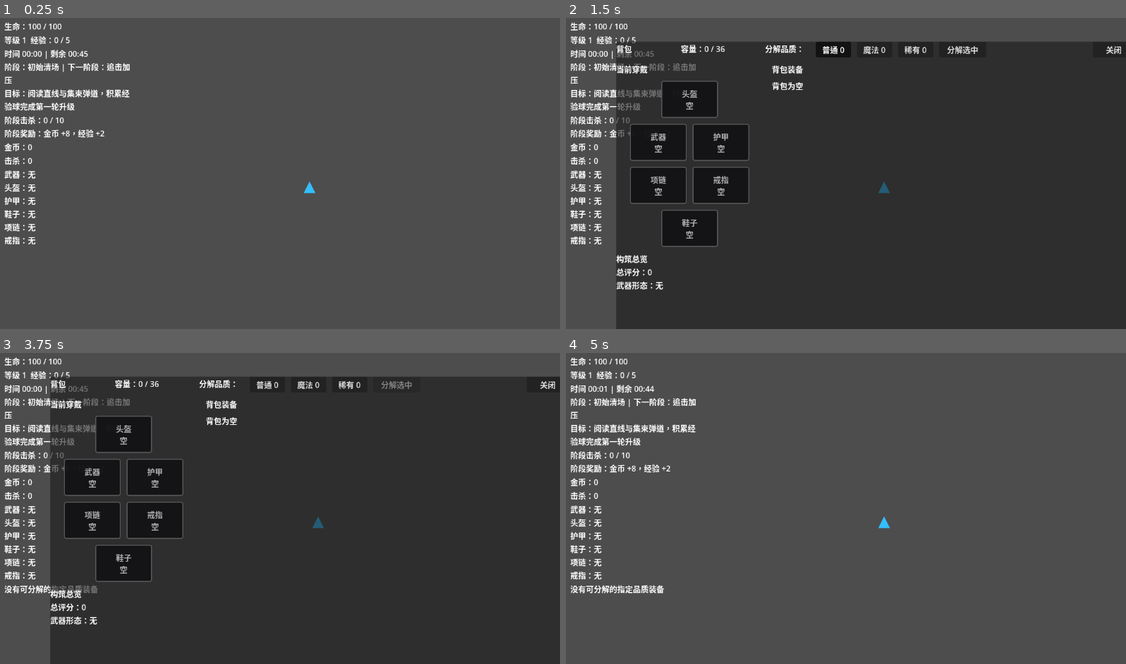
Above: before the commit, frames 1-4 (two rows, left to right).
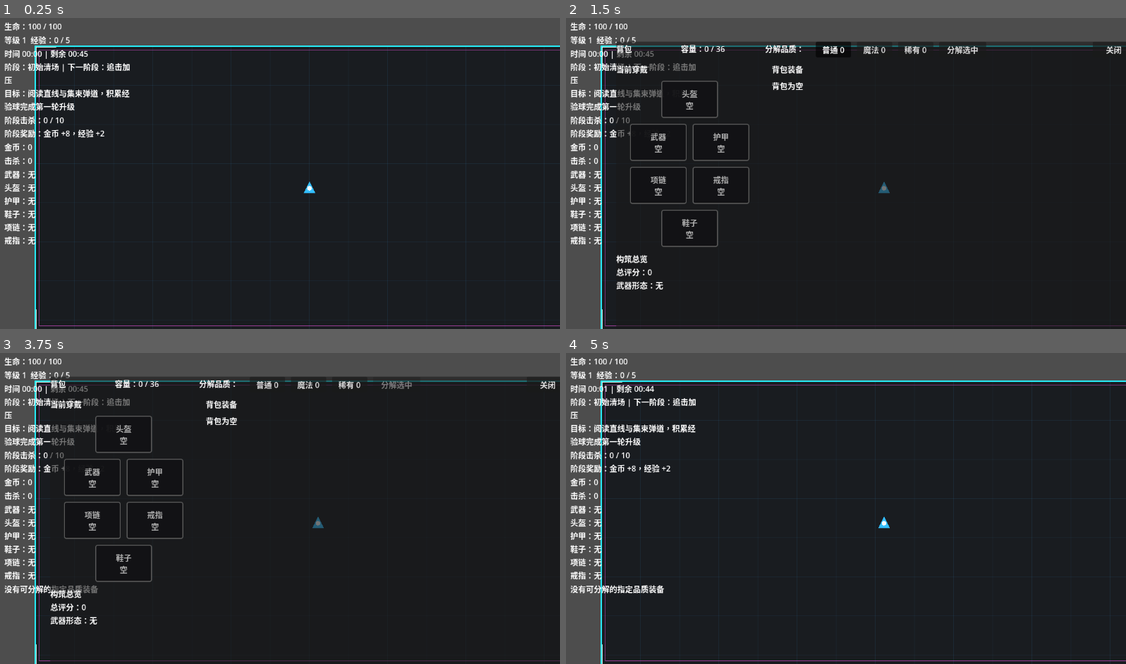
Above: after the commit, the same moments.

Repository: airisuzuki123/RogueLootPrototype
Game: Godot game, scene res://scenes/main.tscn
Two runs of this game, one before a commit and one after it. Both use one fixed random seed, a clock stepped at 60 frames per second and the inputs below.
Inputs (mouse positions are in pixels of both pictures, inside the frame that each line leads up to):
- Up to frame 1 (0.25 s): no input
- Up to frame 2 (1.5 s): tap Enter at 0.5 s; move the mouse to (969, 154) at 0.52 s; hold D (move_right) 0.53-1.25 s; tap B at 0.6 s; click (969, 154) at 0.67 s; click "普通 0" at 1.25 s
- Up to frame 3 (3.75 s): click "魔法 0" at 2 s; click "稀有 0" at 2.75 s; click "分解选中" at 3.5 s
- Up to frame 4 (5 s): click "关闭" at 4.25 s

The runs differ from the first frame. In frame 1, 85% of the frame differs, in the area x 6-100%, y 8-100%; in frame 2, 3.1%; in frame 3, 3.1%; in frame 4, 85%.

Commit message:
新增封闭弹幕竞技场

Diff:
--- a/scenes/main.tscn
+++ b/scenes/main.tscn
@@ -1,10 +1,14 @@
-[gd_scene load_steps=2 format=3 uid="uid://main_scene"]
+[gd_scene load_steps=3 format=3 uid="uid://main_scene"]
 
 [ext_resource type="Script" path="res://scripts/main.gd" id="1_main"]
+[ext_resource type="Script" path="res://scripts/core/arena_bounds.gd" id="2_arena_bounds"]
 
 [node name="Main" type="Node2D"]
 script = ExtResource("1_main")
 
+[node name="ArenaBounds" type="Node2D" parent="."]
+script = ExtResource("2_arena_bounds")
+
 [node name="EnemySpawnTimer" type="Timer" parent="."]
 wait_time = 1.5
 autostart = true
--- a/scenes/player.tscn
+++ b/scenes/player.tscn
@@ -3,7 +3,7 @@
 [ext_resource type="Script" path="res://scripts/entities/player.gd" id="1_player"]
 
 [sub_resource type="CircleShape2D" id="CircleShape2D_player"]
-radius = 12.0
+radius = 7.0
 
 [node name="Player" type="CharacterBody2D"]
 script = ExtResource("1_player")
@@ -12,5 +12,9 @@
 color = Color(0.2, 0.75, 1, 1)
 polygon = PackedVector2Array(0, -14, 12, 10, -12, 10)
 
+[node name="HitCore" type="Polygon2D" parent="."]
+color = Color(1, 1, 1, 0.95)
+polygon = PackedVector2Array(0, -5, 3.5, -3.5, 5, 0, 3.5, 3.5, 0, 5, -3.5, 3.5, -5, 0, -3.5, -3.5)
+
 [node name="CollisionShape2D" type="CollisionShape2D" parent="."]
 shape = SubResource("CircleShape2D_player")
--- /dev/null
+++ b/scripts/core/arena_bounds.gd
@@ -0,0 +1,59 @@
+extends Node2D
+
+@export var arena_position: Vector2 = Vector2(80.0, 70.0)
+@export var arena_size: Vector2 = Vector2(1120.0, 580.0)
+@export var grid_spacing: float = 80.0
+@export var grid_color: Color = Color(0.18, 0.42, 0.58, 0.18)
+@export var fill_color: Color = Color(0.02, 0.035, 0.06, 0.72)
+@export var border_color: Color = Color(0.15, 0.95, 1.0, 0.95)
+@export var inner_border_color: Color = Color(1.0, 0.35, 0.95, 0.55)
+
+func get_arena_rect() -> Rect2:
+	return Rect2(arena_position, arena_size)
+
+func get_spawn_rect(margin: float = 24.0) -> Rect2:
+	var rect := get_arena_rect()
+	var clamped_margin := minf(margin, minf(rect.size.x, rect.size.y) * 0.45)
+	return Rect2(rect.position + Vector2.ONE * clamped_margin, rect.size - Vector2.ONE * clamped_margin * 2.0)
+
+func _draw() -> void:
+	var rect := get_arena_rect()
+	draw_rect(rect, fill_color, true)
+	_draw_grid(rect)
+	_draw_corner_marks(rect)
+	draw_rect(rect, border_color, false, 3.0)
+	draw_rect(rect.grow(-8.0), inner_border_color, false, 1.0)
+
+func _draw_grid(rect: Rect2) -> void:
+	if grid_spacing <= 0.0:
+		return
+	var x := rect.position.x + grid_spacing
+	while x < rect.end.x:
+		draw_line(Vector2(x, rect.position.y), Vector2(x, rect.end.y), grid_color, 1.0)
+		x += grid_spacing
+	var y := rect.position.y + grid_spacing
+	while y < rect.end.y:
+		draw_line(Vector2(rect.position.x, y), Vector2(rect.end.x, y), grid_color, 1.0)
+		y += grid_spacing
+
+func _draw_corner_marks(rect: Rect2) -> void:
+	var mark_length := 42.0
+	var mark_width := 4.0
+	var corners := [
+		rect.position,
+		Vector2(rect.end.x, rect.position.y),
+		rect.end,
+		Vector2(rect.position.x, rect.end.y)
+	]
+	var directions := [
+		[Vector2.RIGHT, Vector2.DOWN],
+		[Vector2.LEFT, Vector2.DOWN],
+		[Vector2.LEFT, Vector2.UP],
+		[Vector2.RIGHT, Vector2.UP]
+	]
+	for index in range(corners.size()):
+		var corner: Vector2 = corners[index]
+		var first_direction: Vector2 = directions[index][0]
+		var second_direction: Vector2 = directions[index][1]
+		draw_line(corner, corner + first_direction * mark_length, Color(1.0, 1.0, 1.0, 0.82), mark_width)
+		draw_line(corner, corner + second_direction * mark_length, Color(1.0, 1.0, 1.0, 0.82), mark_width)
--- a/scripts/entities/enemy.gd
+++ b/scripts/entities/enemy.gd
@@ -12,12 +12,14 @@
 @export var attack_interval: float = 0.8
 @export var knockback_recovery: float = 9.0
 @export var enemy_type: String = "grunt"
+@export var arena_margin: float = 12.0
 @export var ranged_attack_range: float = 260.0
 @export var ranged_keep_distance: float = 170.0
 @export var projectile_speed: float = 240.0
 
 var health: int
 var target: Node2D
+var movement_bounds: Rect2 = Rect2()
 var attack_cooldown: float = 0.0
 var knockback_velocity: Vector2 = Vector2.ZERO
 var spiral_angle: float = 0.0
@@ -44,6 +46,7 @@
 	var direction := to_target.normalized()
 	velocity = _get_desired_velocity(direction, distance) + knockback_velocity
 	move_and_slide()
+	_clamp_to_movement_bounds()
 	knockback_velocity = knockback_velocity.move_toward(Vector2.ZERO, knockback_recovery * knockback_velocity.length() * delta)
 	if _is_bullet_enemy() and distance <= ranged_attack_range:
 		_try_ranged_attack(direction)
@@ -129,6 +132,10 @@
 
 func configure(type_id: String) -> void:
 	enemy_type = type_id
+
+func set_movement_bounds(bounds: Rect2) -> void:
+	movement_bounds = bounds
+	_clamp_to_movement_bounds()
 
 func _apply_enemy_type(type_id: String) -> void:
 	match type_id:
@@ -212,6 +219,12 @@
 		return direction * move_speed
 	return Vector2.ZERO
 
+func _clamp_to_movement_bounds() -> void:
+	if movement_bounds.size.x <= 0.0 or movement_bounds.size.y <= 0.0:
+		return
+	global_position.x = clampf(global_position.x, movement_bounds.position.x + arena_margin, movement_bounds.end.x - arena_margin)
+	global_position.y = clampf(global_position.y, movement_bounds.position.y + arena_margin, movement_bounds.end.y - arena_margin)
+
 func _is_bullet_enemy() -> bool:
 	return enemy_type == "ranged" or enemy_type == "weaver" or enemy_type == "turret"
 
--- a/scripts/entities/player.gd
+++ b/scripts/entities/player.gd
@@ -8,11 +8,12 @@
 @export var fire_interval: float = 0.45
 @export var projectile_damage: int = 10
 @export var projectile_count: int = 1
-@export var screen_margin: float = 16.0
+@export var screen_margin: float = 10.0
 @export var invulnerability_duration: float = 0.55
 @export var knockback_recovery: float = 11.0
 
 var health: int
+var movement_bounds: Rect2 = Rect2()
 var fire_cooldown: float = 0.0
 var invulnerability_timer: float = 0.0
 var knockback_velocity: Vector2 = Vector2.ZERO
@@ -36,6 +37,7 @@
 var upgrade_pierce_bonus: int = 0
 var upgrade_explosion_radius_bonus: float = 0.0
 @onready var visual: Polygon2D = $Visual
+@onready var hit_core: Polygon2D = $HitCore
 
 func _ready() -> void:
 	health = max_health
@@ -50,7 +52,7 @@
 	velocity = direction * move_speed + knockback_velocity
 	move_and_slide()
 	knockback_velocity = knockback_velocity.move_toward(Vector2.ZERO, knockback_recovery * knockback_velocity.length() * delta)
-	_clamp_to_screen()
+	_clamp_to_movement_bounds()
 	_update_auto_attack(delta)
 
 func take_damage(amount: int, knockback: Vector2 = Vector2.ZERO) -> void:
@@ -68,6 +70,10 @@
 
 func sync_health_state() -> void:
 	GameManager.update_player_health(health, max_health)
+
+func set_movement_bounds(bounds: Rect2) -> void:
+	movement_bounds = bounds
+	_clamp_to_movement_bounds()
 
 func heal_fixed_amount(amount: int) -> int:
 	if amount <= 0 or health <= 0 or health >= max_health:
@@ -161,10 +167,13 @@
 			nearest = enemy
 	return nearest
 
-func _clamp_to_screen() -> void:
-	var viewport_rect := get_viewport_rect()
-	global_position.x = clampf(global_position.x, screen_margin, viewport_rect.size.x - screen_margin)
-	global_position.y = clampf(global_position.y, screen_margin, viewport_rect.size.y - screen_margin)
+func _clamp_to_movement_bounds() -> void:
+	var bounds := movement_bounds
+	if bounds.size.x <= 0.0 or bounds.size.y <= 0.0:
+		var viewport_rect := get_viewport_rect()
+		bounds = Rect2(Vector2.ZERO, viewport_rect.size)
+	global_position.x = clampf(global_position.x, bounds.position.x + screen_margin, bounds.end.x - screen_margin)
+	global_position.y = clampf(global_position.y, bounds.position.y + screen_margin, bounds.end.y - screen_margin)
 
 func _apply_equipment_stats(equipment: Dictionary) -> void:
 	if str(equipment.get("slot", "weapon")) == "weapon":
@@ -276,6 +285,8 @@
 func _update_invulnerability(delta: float) -> void:
 	if invulnerability_timer <= 0.0:
 		visual.modulate.a = 1.0
+		hit_core.modulate = Color.WHITE
 		return
 	invulnerability_timer -= delta
 	visual.modulate.a = 0.35 if int(invulnerability_timer * 20.0) % 2 == 0 else 1.0
+	hit_core.modulate = Color(1.0, 0.95, 0.35, 1.0)
--- a/scripts/main.gd
+++ b/scripts/main.gd
@@ -5,6 +5,7 @@
 const HUD_SCENE := preload("res://scenes/hud.tscn")
 
 @onready var enemy_spawn_timer: Timer = $EnemySpawnTimer
+@onready var arena_bounds: Node2D = $ArenaBounds
 
 @export var spawn_radius: float = 460.0
 @export var minimum_spawn_radius: float = 360.0
@@ -35,8 +36,10 @@
 
 func _spawn_player() -> void:
 	player = PLAYER_SCENE.instantiate()
-	player.global_position = Vector2(640, 360)
+	player.global_position = _get_arena_center()
 	add_child(player)
+	if player.has_method("set_movement_bounds"):
+		player.set_movement_bounds(_get_arena_rect())
 	GameManager.register_player(player)
 
 func _spawn_hud() -> void:
@@ -56,16 +59,19 @@
 	enemy.configure(_roll_enemy_type())
 	enemy.target = player
 	enemy.global_position = _random_spawn_position_around(player.global_position, spawn_radius)
+	if enemy.has_method("set_movement_bounds"):
+		enemy.set_movement_bounds(_get_arena_rect())
 	add_child(enemy)
 
 func _random_spawn_position_around(center: Vector2, radius: float) -> Vector2:
-	var angle := randf() * TAU
-	var spawn_distance := randf_range(minimum_spawn_radius, radius)
-	var viewport_size := get_viewport_rect().size
-	var position := center + Vector2(cos(angle), sin(angle)) * spawn_distance
-	position.x = clampf(position.x, 24.0, viewport_size.x - 24.0)
-	position.y = clampf(position.y, 24.0, viewport_size.y - 24.0)
-	return position
+	var spawn_rect := _get_spawn_rect()
+	for attempt in range(18):
+		var angle := randf() * TAU
+		var spawn_distance := randf_range(minimum_spawn_radius, radius)
+		var position := center + Vector2(cos(angle), sin(angle)) * spawn_distance
+		if spawn_rect.has_point(position):
+			return position
+	return _random_position_on_arena_edge(center, spawn_rect)
 
 func _on_run_ended(_kills: int, _gold: int) -> void:
 	enemy_spawn_timer.stop()
@@ -94,3 +100,39 @@
 		if roll <= cursor:
 			return str(entry["type"])
 	return "grunt"
+
+func _get_arena_rect() -> Rect2:
+	if arena_bounds != null and arena_bounds.has_method("get_arena_rect"):
+		return arena_bounds.get_arena_rect()
+	var viewport_rect := get_viewport_rect()
+	return Rect2(Vector2.ZERO, viewport_rect.size)
+
+func _get_spawn_rect() -> Rect2:
+	if arena_bounds != null and arena_bounds.has_method("get_spawn_rect"):
+		return arena_bounds.get_spawn_rect(28.0)
+	return _get_arena_rect().grow(-28.0)
+
+func _get_arena_center() -> Vector2:
+	var rect := _get_arena_rect()
+	return rect.position + rect.size * 0.5
+
+func _random_position_on_arena_edge(center: Vector2, spawn_rect: Rect2) -> Vector2:
+	var side := randi_range(0, 3)
+	var position := Vector2.ZERO
+	match side:
+		0:
+			position = Vector2(randf_range(spawn_rect.position.x, spawn_rect.end.x), spawn_rect.position.y)
+		1:
+			position = Vector2(spawn_rect.end.x, randf_range(spawn_rect.position.y, spawn_rect.end.y))
+		2:
+			position = Vector2(randf_range(spawn_rect.position.x, spawn_rect.end.x), spawn_rect.end.y)
+		_:
+			position = Vector2(spawn_rect.position.x, randf_range(spawn_rect.position.y, spawn_rect.end.y))
+	if position.distance_to(center) < minimum_spawn_radius:
+		var fallback_direction := center.direction_to(position)
+		if fallback_direction.is_zero_approx():
+			fallback_direction = Vector2.RIGHT.rotated(randf() * TAU)
+		position = center + fallback_direction * minimum_spawn_radius
+		position.x = clampf(position.x, spawn_rect.position.x, spawn_rect.end.x)
+		position.y = clampf(position.y, spawn_rect.position.y, spawn_rect.end.y)
+	return position
